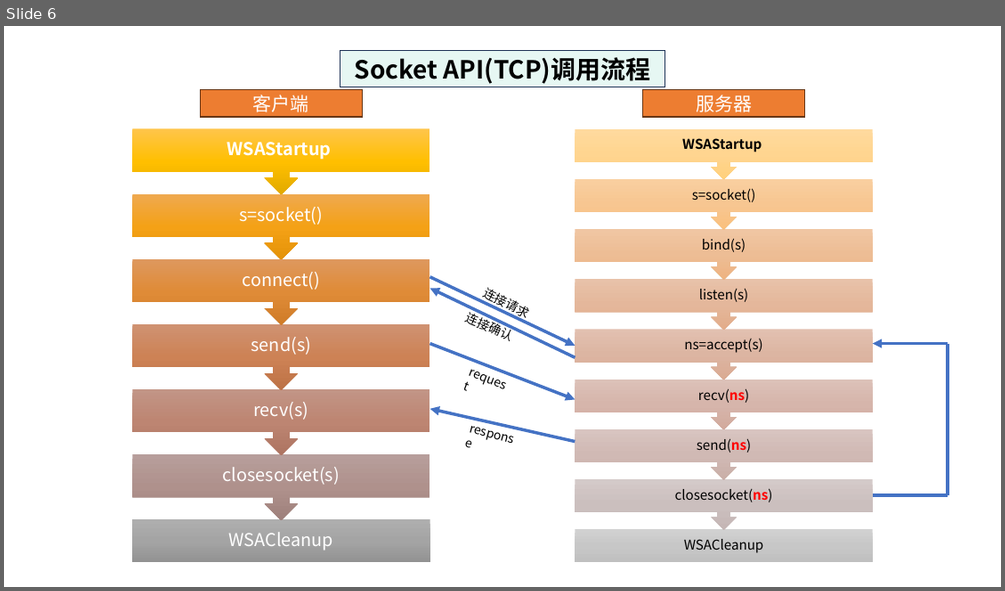
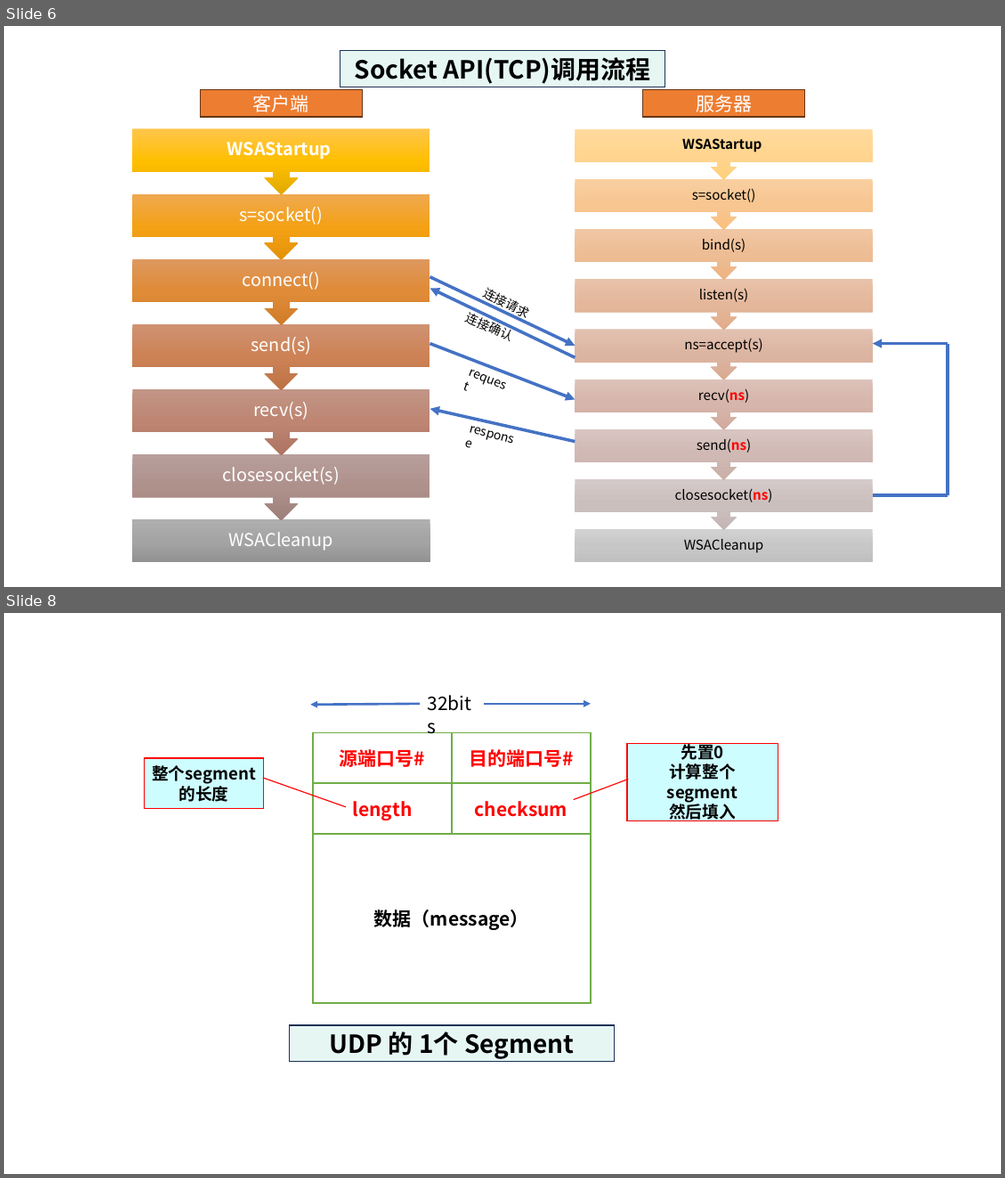
Before and after one commit to guofei9987/a, a slide deck: computer/network/计算机网络-素材.pptx. Shown one above the other, each under a label of ours: slide 6 before the commit, slides 6 and 8 after it; the slides between them are not shown. The pictures are 1005x591 and 1005x1178 pixels, drawn with LibreOffice and Linux fonts; fonts in the diff are those of the drawing. Boxes give left, top, right and bottom in pixels: in the first picture for what was removed or moved away, otherwise in the second. Text is boxed around its words. In the diff, an @@ line names an element or a change of style, - is before the commit and + after.

```diff
--- a/computer/network/计算机网络-素材.pptx
+++ b/computer/network/计算机网络-素材.pptx
@@ slide 8 added at box(4, 613, 1001, 1174), background #FFFFFF @@
@@ group added at box(145, 689, 777, 1061): 6 rectangles, 2 arrows, 2 border callouts, 1 text @@
+UDP 的 1个 Segment
+源端口号#
+目的端口号#
+32bits
+数据（message）
+length
+checksum
+整个segment
+的长度
+先置0
+计算整个segment
+然后填入
```
Also in this commit, not shown: 12 other slides added, 10 other files.
